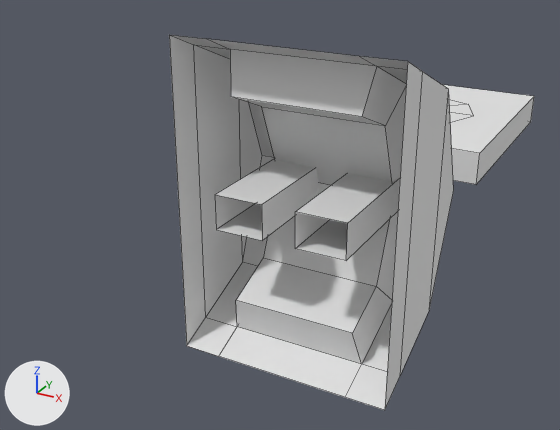
The FBX model Assets/FBX/lever.fbx, before and after one commit.
Rendered twice from a camera (50 mm lens) standing at (3.32, 40.17, 1.49) and looking at (2.0, 42.57, 0.29). Every picture has the same lights, and +X, +Y and +Z are marked at lower left. The first picture is the older version. Mesh edges are drawn as thin lines. Where no turn or scale is listed for an object, it has been applied to the vertices.

Names of what the first picture shows: 'Mesh_Lever', 'Mesh_LeverBase'.
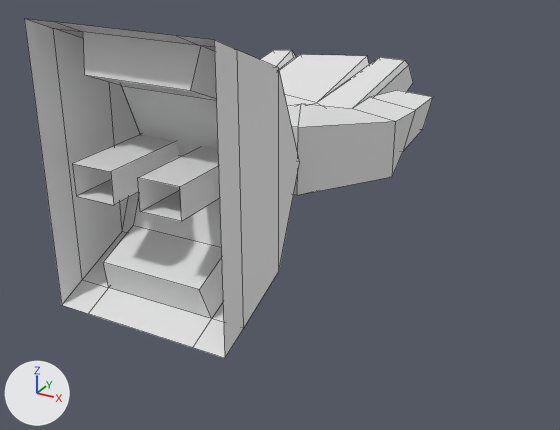
The change, as a diff of the scene's bpy script:
```diff
--- a/Assets/FBX/lever.fbx.py
+++ b/Assets/FBX/lever.fbx.py
@@ me_cube_106 @@
 # used by ob_mesh_lever; location = (2.38, 41.895, 0.591)
 # verts and faces of me_cube_106; kept vertices keep their numbers, new ones are numbered from 33
 # before: 0 (0.35, 0.72, -0.06) at pixel (476, 184), 1 (0.35, 0.72, 0.06) at pixel (479, 153), 2 (-0.35, 0.72, -0.06), 3 (-0.35, 0.72, 0.06), 4 (0.35, 1.54, -0.06) at pixel (530, 121)
 # before: 5 (0.35, 1.54, 0.06) at pixel (534, 96), 6 (-0.35, 1.54, -0.06), 7 (-0.35, 1.54, 0.06)
-me_cube_106.from_pydata(...)  # 33 vertices, 24 faces; spans x -0.35..0.35, y -0.01..1.54, z -0.06..0.06
+me_cube_106.from_pydata(...)  # 63 vertices, 58 faces; spans x -0.36..0.54, y -0.01..1.77, z -0.24..0.15
+# me_cube_106 part 1: a new loose piece of 47 vertices spanning x -0.36..0.54, y 0.54..1.77, z -0.24..0.15
+# me_cube_106 part 2: the loose piece of 9 vertices spanning x -0.21..0.21, y 0.92..1.34, z 0.06 is deleted
+# me_cube_106 part 3
+delete_vertices([*range(0, 8)])  # with the faces that use them
@@ ob_mesh_lever @@
 ob_mesh_lever = bpy.data.objects.new('Mesh_Lever', me_cube_106)
-ob_mesh_lever.location = (2.38, 41.895, 0.591)
+ob_mesh_lever.location = (1.84, 41.895, 0.591)
@@ ob_mesh_leverbase @@
 ob_mesh_leverbase = bpy.data.objects.new('Mesh_LeverBase', me_circle_037)
-ob_mesh_leverbase.location = (2.378, 41.895, 0.589)
+ob_mesh_leverbase.location = (1.839, 41.895, 0.589)
```

Location of each change, (x1, y1, x2, y2) in pixels of the pictures (560 x 430 px):
'Mesh_LeverBase', moved: before (169, 35, 454, 410); after (24, 19, 300, 358)
'Mesh_Lever', reshaped, moved (13% wider): before (215, 85, 534, 261); after (72, 50, 433, 221)
part 1 of me_cube_106, added: after (259, 50, 433, 195)
part 2 of me_cube_106, deleted: before (449, 99, 473, 122)
part 3 of me_cube_106, deleted: before (443, 85, 534, 184)
